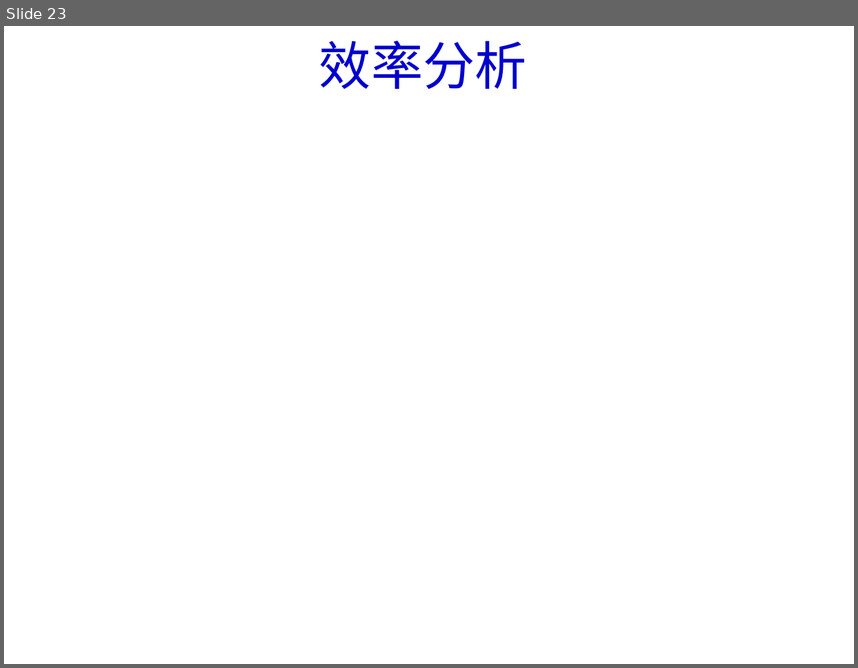
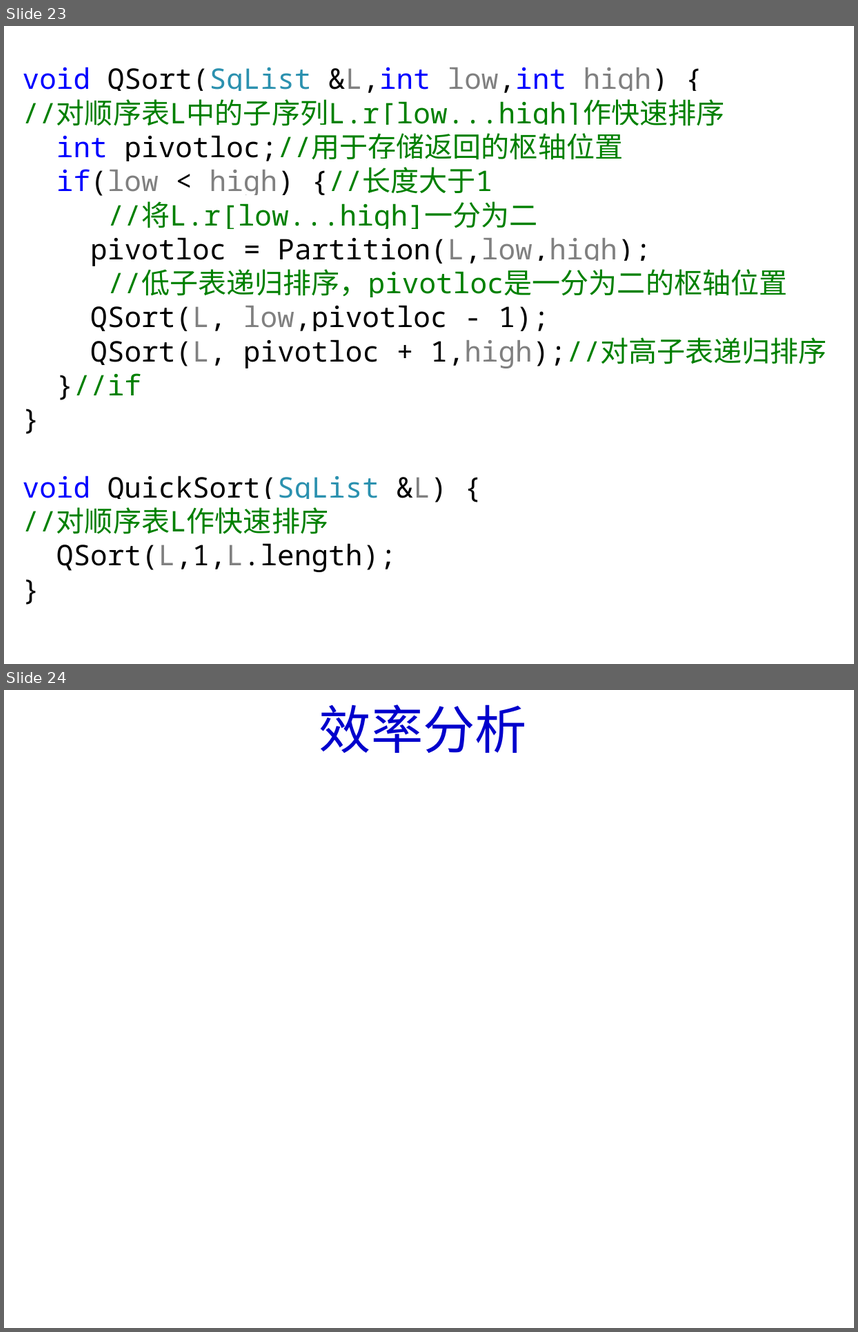
Before and after one commit to Gempittance/Data_Structur_Build, a slide deck: 数据结构PPT/ds10.pptx. Shown one above the other, each under a label of ours: slide 23 before the commit, slides 23 and 24 after it. The pictures are 858x668 and 858x1332 pixels, drawn with LibreOffice and Linux fonts; fonts in the diff are those of the drawing; background and template pictures are left out. Boxes give left, top, right and bottom in pixels: in the first picture for what was removed or moved away, otherwise in the second. Text is boxed around its words. In the diff, an @@ line names an element or a change of style, - is before the commit and + after.

```diff
--- a/数据结构PPT/ds10.pptx
+++ b/数据结构PPT/ds10.pptx
@@ slide 23 added at box(4, 26, 854, 664), background #FFFFFF @@
@@ text added at box(23, 67, 827, 572), 24 pt, text #008000 @@
+void QSort(SqList &L,int low,int high) {
+//对顺序表L中的子序列L.r[low...high]作快速排序
+int pivotloc;//用于存储返回的枢轴位置
+if(low < high) {//长度大于1
+//将L.r[low...high]一分为二
+pivotloc = Partition(L,low,high);
+//低子表递归排序，pivotloc是一分为二的枢轴位置
+QSort(L, low,pivotloc - 1);
+QSort(L, pivotloc + 1,high);//对高子表递归排序
+}//if
+}
+void QuickSort(SqList &L) {
+//对顺序表L作快速排序
+QSort(L,1,L.length);
+}
@@ what was slide 23 is now slide 24 @@
```
Also in this commit, not shown: 6 slides changed, 3 other slides added, 3 slides removed.
